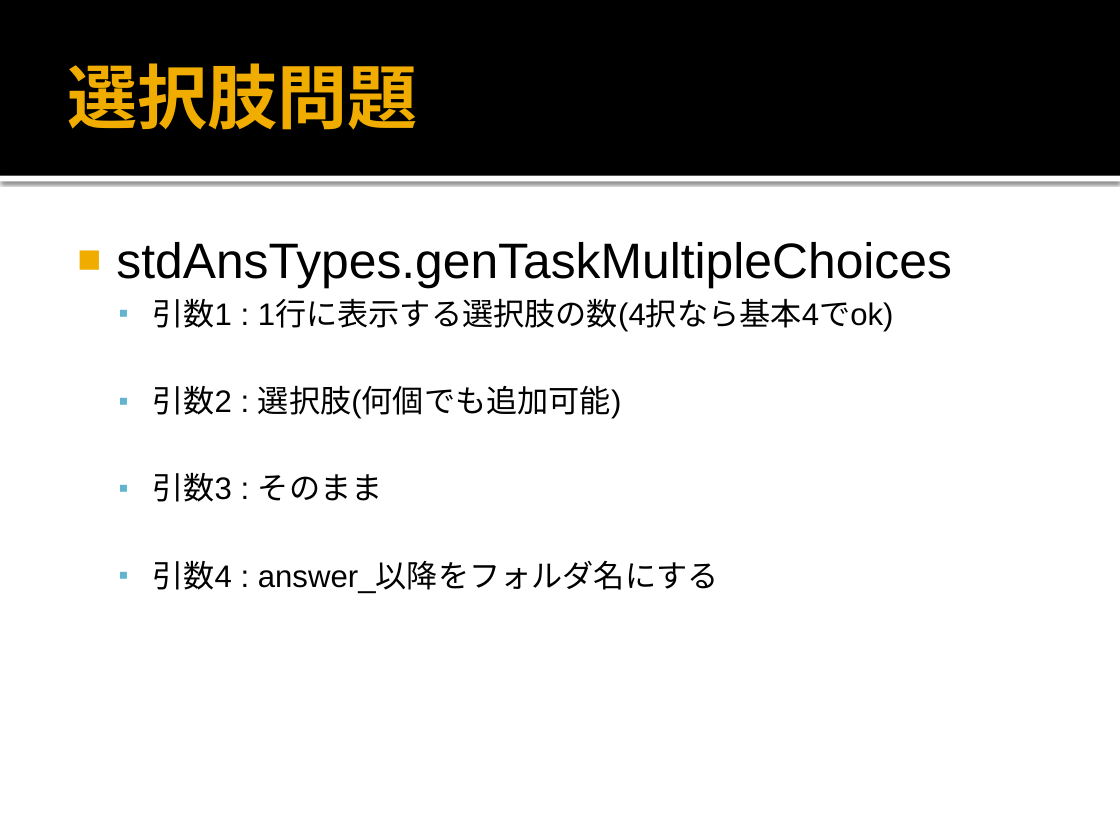
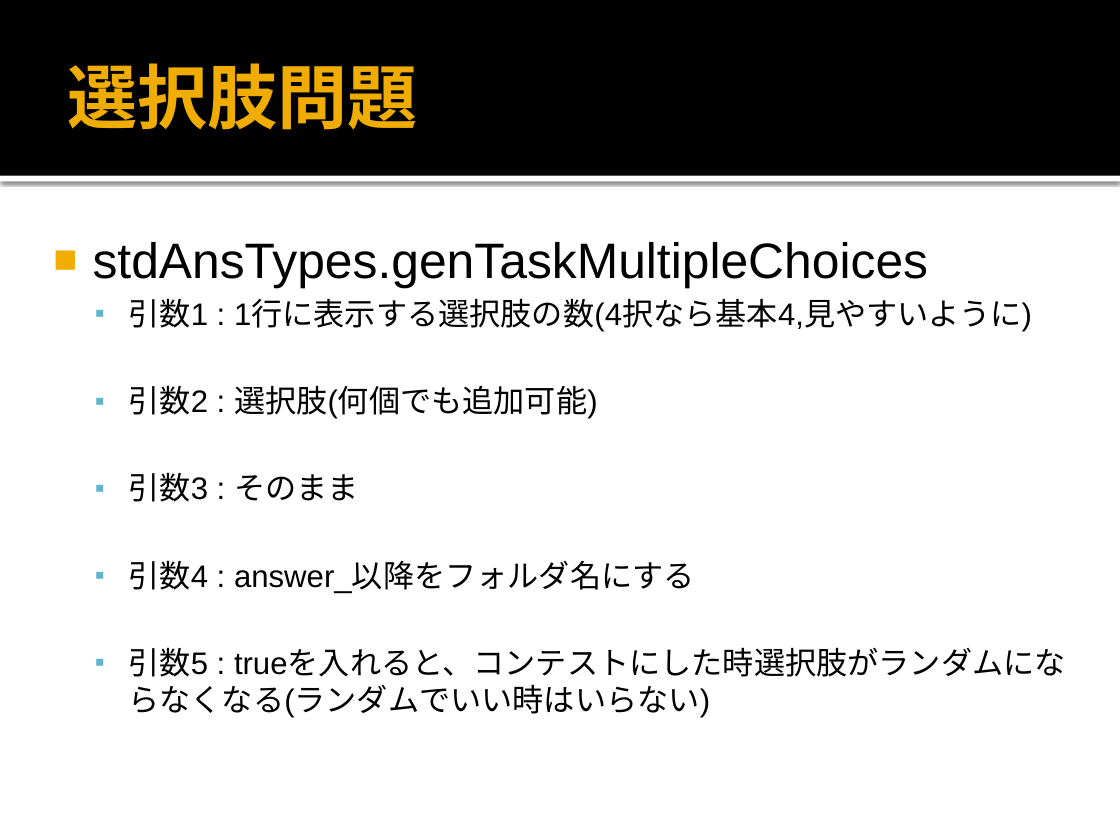
Before and after one commit to BebrasTeam/Bebras-Share, a slide deck: slide 4 of Document/task_document.pptx. Drawn at 1120x840 pixels with LibreOffice and Linux fonts; fonts in the diff are those of the drawing. Boxes give left, top, right and bottom in pixels: in the first picture for what was removed or moved away, otherwise in the second. Text is boxed around its words. In the diff, an @@ line names an element or a change of style, - is before the commit and + after.

Commit message:
翻訳追加,i18nで翻訳できない箇所まとめ

```diff
--- a/Document/task_document.pptx
+++ b/Document/task_document.pptx
@@ text "stdAnsTypes.genTaskMultipleChoices": place and size @@
-text "stdAnsTypes.genTaskMultipleChoices" at bbox=[116, 242, 951, 593]
+text "stdAnsTypes.genTaskMultipleChoices" at bbox=[93, 242, 1066, 718]
@@ text at bbox=[128, 298, 1032, 332]: text changed @@
-  ▪ 引数1 : 1行に表示する選択肢の数(4択なら基本4でok)
+  ▪ 引数1 : 1行に表示する選択肢の数(4択なら基本4,見やすいように)
@@ text at bbox=[128, 647, 1066, 718]: paragraph added @@
+  ▪ 引数5 : trueを入れると、コンテストにした時選択肢がランダムにならなくなる(ランダムでいい時はいらない)
```
Also in this commit, not shown: 3 other slides changed, 1 slide added, 2 other files.
